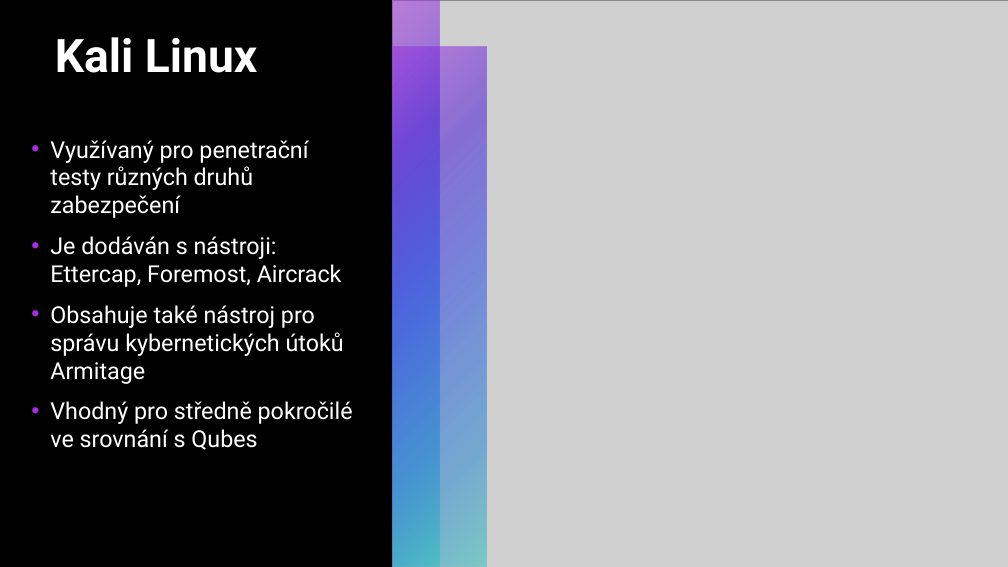
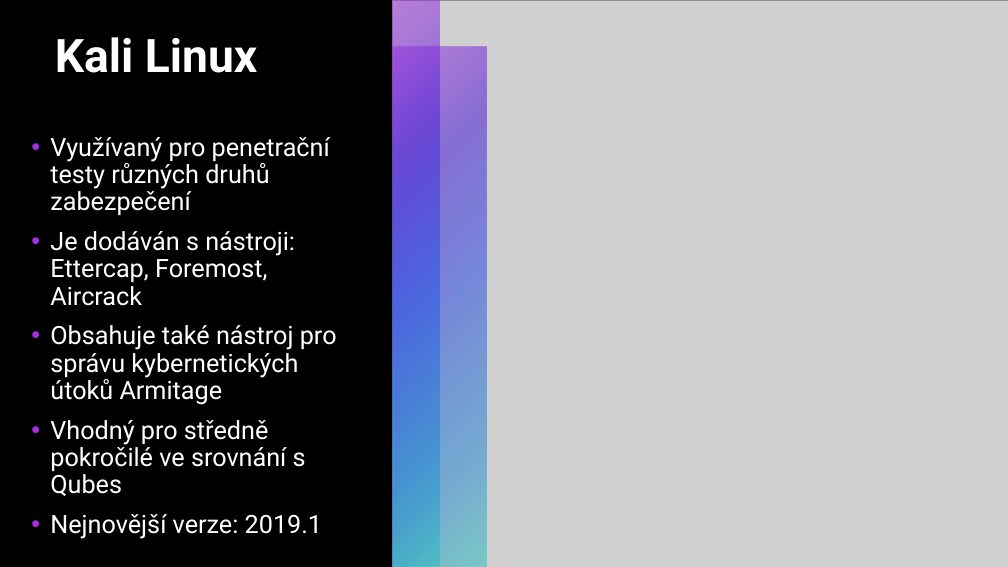
Before and after one commit to RadRoz12/Linux, a slide deck: slide 17 of Linux.pptx. Drawn at 1008x567 pixels with LibreOffice and Linux fonts; fonts in the diff are those of the drawing; grey boxes stand for pictures. Boxes give left, top, right and bottom in pixels: in the first picture for what was removed or moved away, otherwise in the second. Text is boxed around its words. In the diff, an @@ line names an element or a change of style, - is before the commit and + after.

```diff
--- a/Linux.pptx
+++ b/Linux.pptx
@@ text at (50, 137, 337, 496): size 22.2 to 24 pt in "Využívaný pro penetrační testy různých druhů zabezpečení", "Je dodáván s nástroji: Ettercap, Foremost, Aircrack", "Obsahuje také nástroj pro správu kybernetických útoků ...", "Vhodný pro středně pokročilé ve srovnání s ..."; line spacing 1 to 0.9 @@
@@ text at (50, 514, 322, 539): paragraph added @@
+• Nejnovější verze: 2019.1
```
Also in this commit, not shown: 8 other slides changed, 2 slides added, 1 other file.
